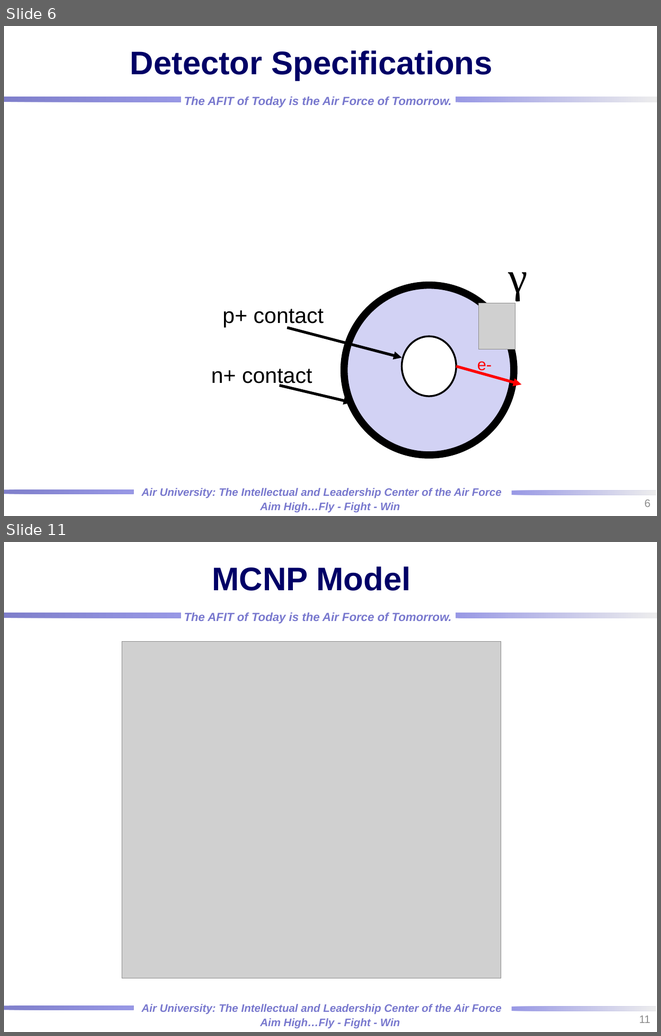
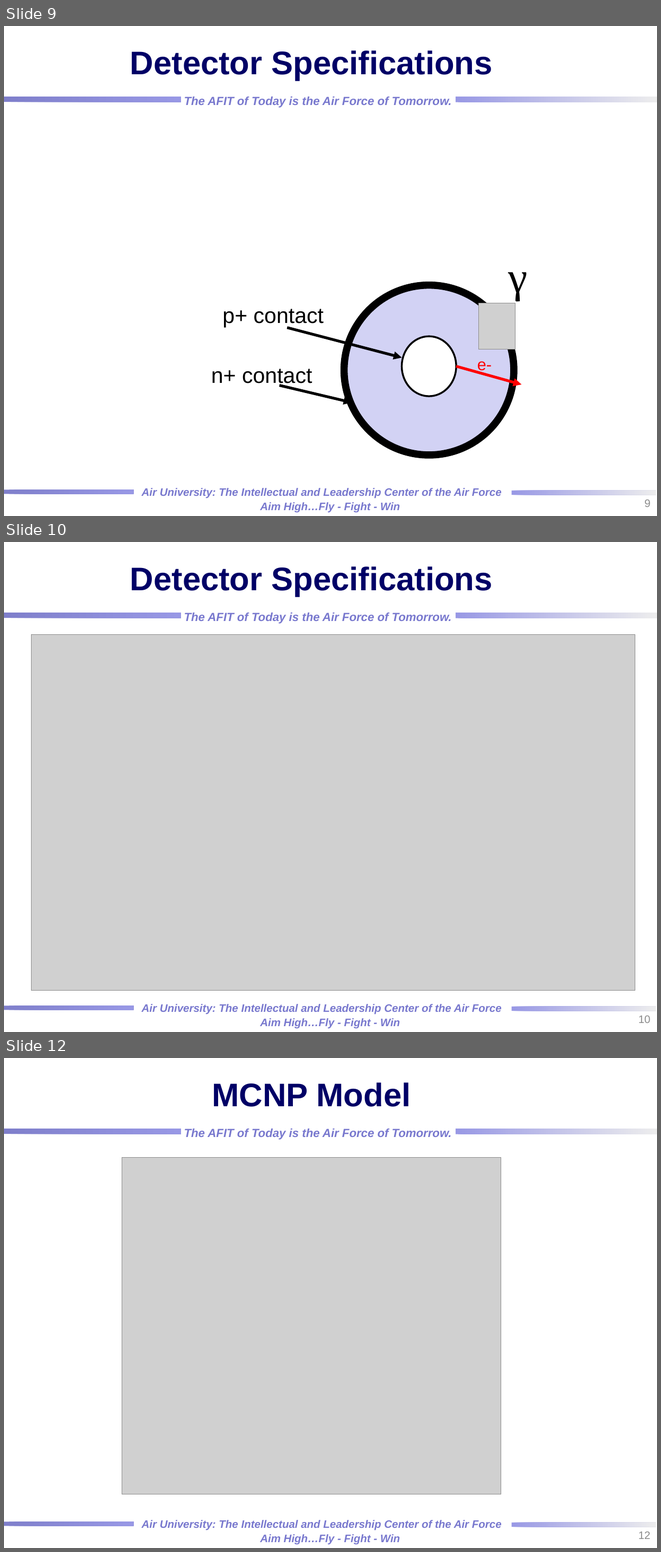
Before and after one commit to rtorzilli/GeDetector-Project, a slide deck: Report/HPGe_Automation Optimization_MCNP_Model.pptx. Shown one above the other, each under a label of ours: slides 6 and 11 before the commit, slides 9, 10 and 12 after it; the slides between them are not shown. The pictures are 661x1036 and 661x1552 pixels, drawn with LibreOffice and Linux fonts; fonts in the diff are those of the drawing; grey boxes stand for pictures; background and template pictures are left out. Boxes give left, top, right and bottom in pixels: in the first picture for what was removed or moved away, otherwise in the second. Text is boxed around its words. In the diff, an @@ line names an element or a change of style, - is before the commit and + after.

```diff
--- a/Report/HPGe_Automation Optimization_MCNP_Model.pptx
+++ b/Report/HPGe_Automation Optimization_MCNP_Model.pptx
@@ slide 10 added at (4,542,657,1032), background picture (left out); not listed: 7 template elements that a slide beside it also shows @@
@@ title added at (130,566,493,597), 36 pt, text #000066, bold @@
+Detector Specifications
@@ picture added at (32,635,635,990) @@
@@ page number added at (638,1015,651,1023), 12 pt, text #8C8C8C @@
+10
@@ what was slide 6 is now slide 9 @@
@@ page number at (644,499,650,507): text changed @@
-6
+9
@@ what was slide 11 is now slide 12 @@
@@ page number at (638,1531,651,1539): text changed @@
-11
+12
```
Also in this commit, not shown: 1 slide changed, 2 other files.
